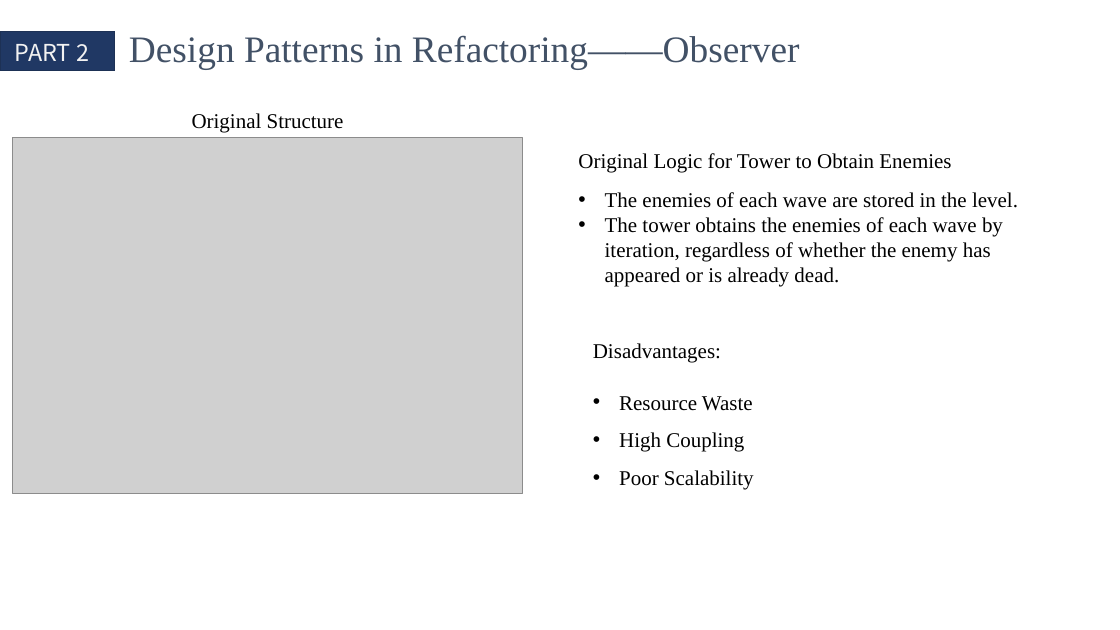
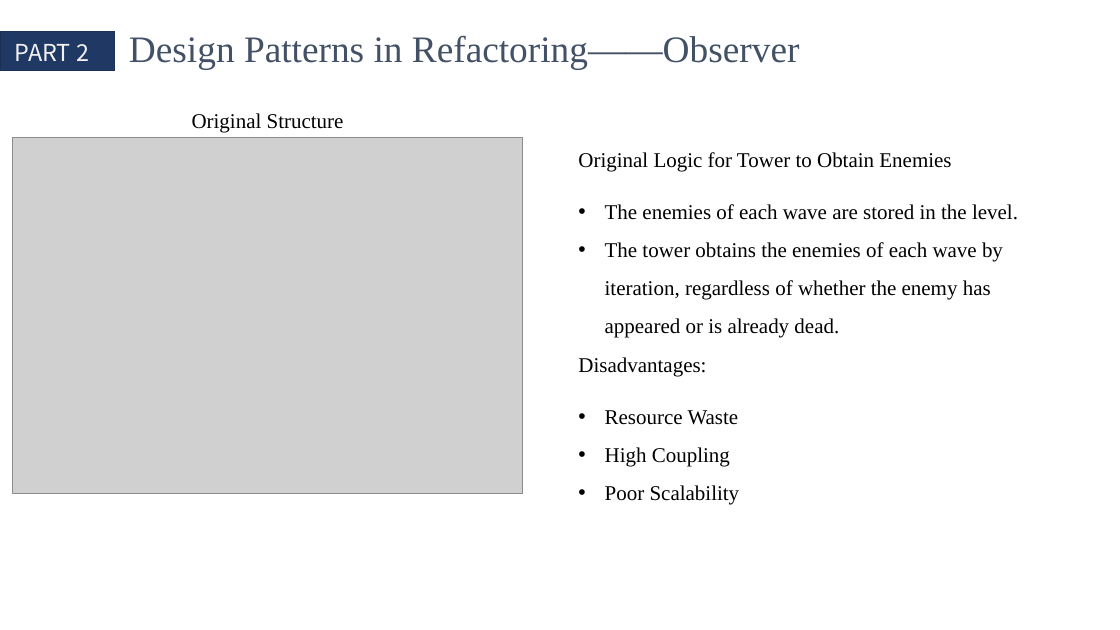
Before and after one commit to QinCheng0928/Cocos2d, a slide deck: slide 11 of 文档/DesignPattern.pptx. Drawn at 1120x630 pixels with LibreOffice and Linux fonts; fonts in the diff are those of the drawing; grey boxes stand for pictures. Boxes give left, top, right and bottom in pixels: in the first picture for what was removed or moved away, otherwise in the second. Text is boxed around its words. In the diff, an @@ line names an element or a change of style, - is before the commit and + after.

```diff
--- a/文档/DesignPattern.pptx
+++ b/文档/DesignPattern.pptx
@@ text at box(605, 204, 1018, 337): line spacing 1 to 1.5 @@
@@ text "Disadvantages:": place and size @@
-text "Disadvantages:" at box(593, 343, 754, 490)
+text "Disadvantages:" at box(578, 357, 740, 504)
```
Also in this commit, not shown: 5 other slides changed, 6 slides removed, 59 other files.
